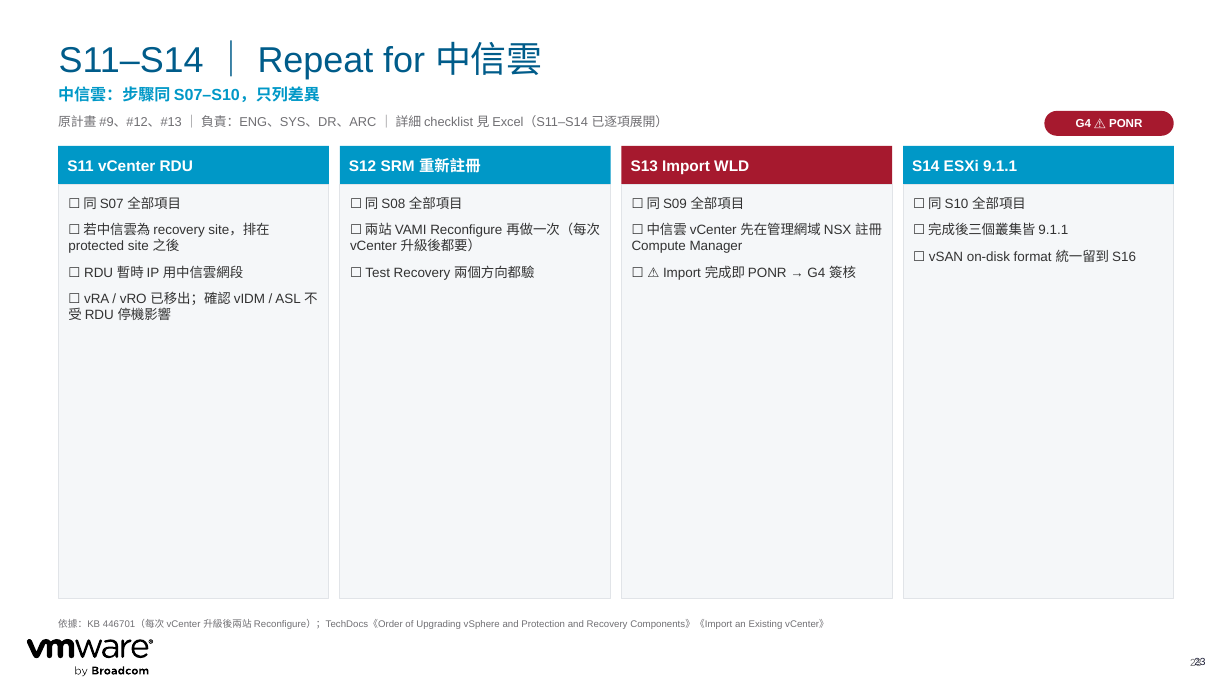
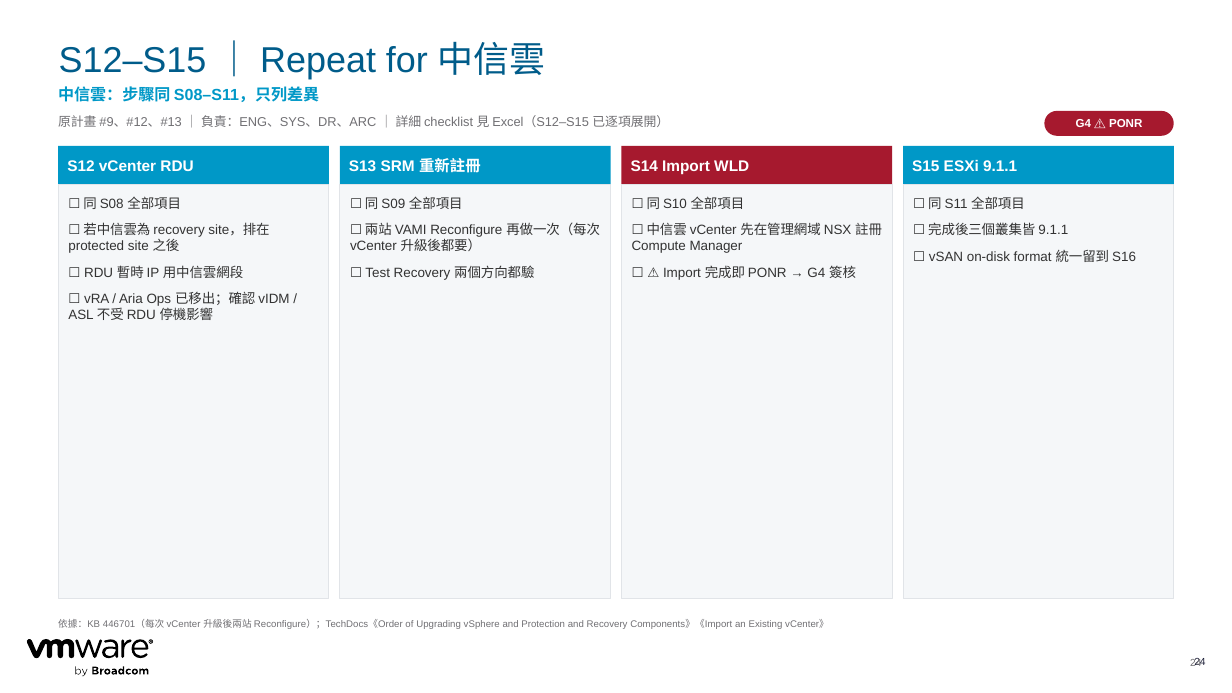
Before and after one commit to kostenyang/cc-vcf911-plan, a slide deck: slide 24 of out/CTBC_VCF911_Converge_Import_Plan.pptx (slide 23 before the commit). Drawn at 1232x693 pixels with LibreOffice and Linux fonts; fonts in the diff are those of the drawing. Boxes give left, top, right and bottom in pixels: in the first picture for what was removed or moved away, otherwise in the second. Text is boxed around its words. In the diff, an @@ line names an element or a change of style, - is before the commit and + after.

```diff
--- a/out/CTBC_VCF911_Converge_Import_Plan.pptx
+++ b/out/CTBC_VCF911_Converge_Import_Plan.pptx
@@ title at (59, 41, 546, 79): text changed @@
-S11–S14 ｜ Repeat for 中信雲
+S12–S15 ｜ Repeat for 中信雲
@@ text at (58, 86, 319, 102): text changed @@
-中信雲：步驟同 S07–S10，只列差異
+中信雲：步驟同 S08–S11，只列差異
@@ text at (58, 115, 669, 127): text changed @@
-原計畫 #9、#12、#13 ｜ 負責：ENG、SYS、DR、ARC ｜ 詳細 checklist 見 Excel（S11–S14 已逐項展開）
+原計畫 #9、#12、#13 ｜ 負責：ENG、SYS、DR、ARC ｜ 詳細 checklist 見 Excel（S12–S15 已逐項展開）
@@ text in rectangle at (67, 160, 193, 171): text changed @@
-S11 vCenter RDU
+S12 vCenter RDU
@@ text in rectangle at (349, 156, 481, 176): text changed @@
-S12 SRM 重新註冊
+S13 SRM 重新註冊
@@ text in rectangle at (631, 160, 749, 175): text changed @@
-S13 Import WLD
+S14 Import WLD
@@ text in rectangle at (912, 160, 1017, 171): text changed @@
-S14 ESXi 9.1.1
+S15 ESXi 9.1.1
@@ text at (83, 196, 181, 209): text changed @@
-☐ 同 S07 全部項目
+☐ 同 S08 全部項目
@@ text at (647, 196, 745, 209): text changed @@
-☐ 同 S09 全部項目
+☐ 同 S10 全部項目
@@ text at (928, 196, 1025, 209): text changed @@
-☐ 同 S10 全部項目
+☐ 同 S11 全部項目
@@ text at (68, 291, 289, 320): text changed @@
-☐ vRA / vRO 已移出；確認 vIDM / ASL 不受 RDU 停機影響
+☐ vRA / Aria Ops 已移出；確認 vIDM / ASL 不受 RDU 停機影響
@@ page number at (1190, 658, 1201, 666): text changed @@
-23
+24
@@ page number at (1194, 658, 1205, 666): text changed @@
-23
+24
```
Also in this commit, not shown: 21 other slides changed, 5 other files.
